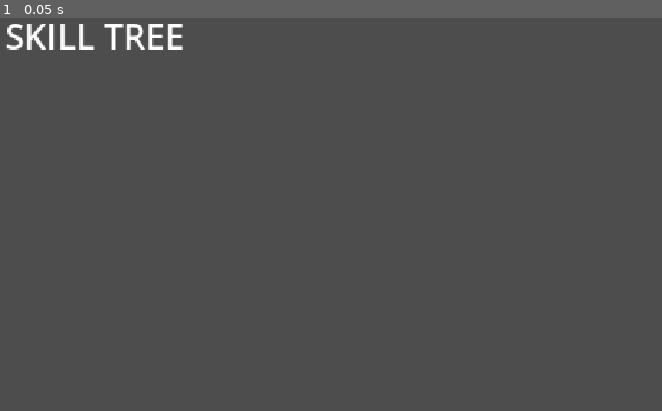
Above: before the commit, frame 1.
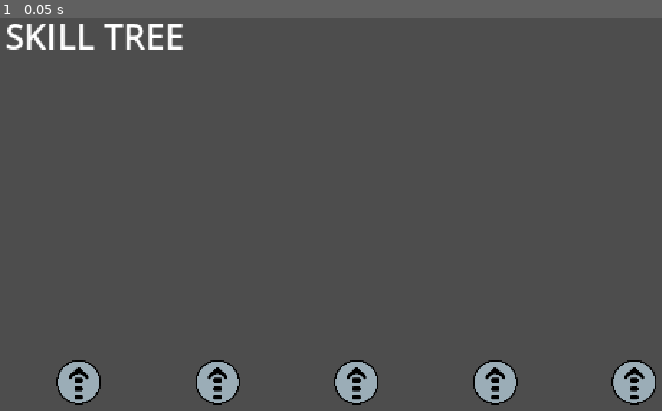
Above: after the commit, the same moment.

Repository: Firoty1/alien-attack
Game: Godot game, scene res://Scenes/skills.tscn
Two runs of this game, one before a commit and one after it. Both use one fixed random seed, a clock stepped at 60 frames per second and the inputs below. This scene is started directly instead of the project's main scene.
Inputs:
- Up to frame 1 (0.05 s): no input

The runs differ from the first frame. In frame 1, 2.9% of the frame differs, in the area x 8-100%, y 87-99%.
Error after the commit: Invalid operands 'String' and 'Nil' in operator '+'. (res://Scripts/skill_node.gd:12)

Commit message:
continued

Diff:
--- a/Scenes/asteroid.tscn
+++ b/Scenes/asteroid.tscn
@@ -12,6 +12,7 @@
 script = ExtResource("1_a2bka")
 MinSpeed = 200
 MaxSpeed = 300
+Points = 10
 
 [node name="Sprite2D" type="Sprite2D" parent="." unique_id=1462793782]
 modulate = Color(0.17641911, 0.17641908, 0.17641908, 1)
--- a/Scenes/skill_node.tscn
+++ b/Scenes/skill_node.tscn
@@ -8,3 +8,5 @@
 offset_bottom = 19.0
 theme = ExtResource("1_x7xtp")
 script = ExtResource("1_tbjma")
+
+[connection signal="pressed" from="." to="." method="_on_pressed"]
--- /dev/null
+++ b/Scenes/skills.gd
@@ -0,0 +1,3 @@
+extends Control
+
+var SkillPoints = 1
--- a/Scenes/skills.tscn
+++ b/Scenes/skills.tscn
@@ -1,4 +1,7 @@
 [gd_scene format=3 uid="uid://dcvc78gg34yt"]
+
+[ext_resource type="PackedScene" uid="uid://bynfw545tkfq8" path="res://Scenes/skill_node.tscn" id="1_1n2b8"]
+[ext_resource type="Script" uid="uid://bewdaqa17d06g" path="res://Scenes/skills.gd" id="1_kq8fu"]
 
 [node name="skills" type="Control" unique_id=944909823]
 layout_mode = 3
@@ -7,6 +10,7 @@
 anchor_bottom = 1.0
 grow_horizontal = 2
 grow_vertical = 2
+script = ExtResource("1_kq8fu")
 
 [node name="title" type="Label" parent="." unique_id=335022658]
 layout_mode = 1
@@ -16,6 +20,55 @@
 offset_left = 26.0
 offset_top = 39.0
 offset_right = 275.936
-offset_bottom = 107.352
+offset_bottom = 107.356
 theme_override_font_sizes/font_size = 50
 text = "SKILL TREE"
+
+[node name="Nodes" type="Node" parent="." unique_id=874654014]
+
+[node name="Speed" parent="Nodes" unique_id=190324013 instance=ExtResource("1_1n2b8")]
+offset_left = 100.0
+offset_top = 540.0
+offset_right = 164.0
+offset_bottom = 604.0
+tooltip_text = "Movement speed LV 1/5: 450"
+SkillType = "Stat"
+SkillName = "Speed"
+
+[node name="AttackSpeed" parent="Nodes" unique_id=1824006504 instance=ExtResource("1_1n2b8")]
+offset_left = 300.0
+offset_top = 540.0
+offset_right = 364.0
+offset_bottom = 604.0
+tooltip_text = "Attack Speed LV 1/5: 2/s"
+SkillType = "Stat"
+SkillName = "AttackSpeed"
+
+[node name="BulletSpeed" parent="Nodes" unique_id=1109203260 instance=ExtResource("1_1n2b8")]
+offset_left = 700.0
+offset_top = 540.0
+offset_right = 764.0
+offset_bottom = 604.0
+tooltip_text = "Bullet Speed LV 1/5: 1000"
+SkillType = "Stat"
+SkillName = "BulletSpeed"
+
+[node name="Pierces" parent="Nodes" unique_id=317107884 instance=ExtResource("1_1n2b8")]
+offset_left = 500.0
+offset_top = 540.0
+offset_right = 564.0
+offset_bottom = 604.0
+tooltip_text = "Pierces LV 1/3: 0"
+SkillType = "Stat"
+SkillName = "BulletPierces"
+
+[node name="PointsMultiplier" parent="Nodes" unique_id=1916379516 instance=ExtResource("1_1n2b8")]
+offset_left = 900.0
+offset_top = 540.0
+offset_right = 964.0
+offset_bottom = 604.0
+tooltip_text = "Point Multiplier LV1/5: 1x"
+SkillType = "Stat"
+SkillName = "PointsMult"
+
+[node name="Branches" type="Node" parent="." unique_id=298902326]
--- a/Scripts/SkillManager.gd
+++ b/Scripts/SkillManager.gd
@@ -7,6 +7,7 @@
 var attackspeed = .5
 var Bullets = 2
 var Lives = 1
+var PointsMult = 1
 
 func StatUpgrade(Stat):
 	if Stat == "Speed":
@@ -21,3 +22,8 @@
 		Bullets += 1
 	elif Stat == "Life":
 		Lives += 1
+	elif Stat == "PointsMult":
+		PointsMult += .5
+
+func AbilityUnlock(Ability):
+	pass
--- a/Scripts/asteroid.gd
+++ b/Scripts/asteroid.gd
@@ -2,8 +2,10 @@
 
 @export var MinSpeed: int
 @export var MaxSpeed: int
+@export var Points: int
 var Speed
 var spawned = false
+
 func _ready():
 	Speed = randi_range(MinSpeed,MaxSpeed)
 
@@ -25,5 +27,5 @@
 
 func split():
 	#change if we have time
-	Manager.Points += 10
+	Manager.Points += Points * SkillManager.PointsMult
 	queue_free()
--- a/Scripts/skill_node.gd
+++ b/Scripts/skill_node.gd
@@ -1,6 +1,15 @@
 extends Button
 
 @export var Requirements: Array
+@export var SkillType: String
+@export var SkillName: String
+var Level = 1
+@export var MaxLevel: int
+@export var Tooltip1: String
+var Stat
+
+func _ready():
+	tooltip_text = Tooltip1 + str(Level) + "/" + str(MaxLevel) + ": " + Stat
 
 func CheckUnlock():
 	var Unlock = true
@@ -8,7 +17,22 @@
 		if !i.Unlocked:
 			Unlock = false
 	if Unlock:
-		Unlock()
+		UnlockNode()
 
-func Unlock():
+func UnlockNode():
 	disabled = false
+
+
+func _on_pressed():
+	if get_parent().get_parent().SkillPoints != 0 and Level != MaxLevel:
+		get_parent().get_parent().SkillPoints -= 1
+		AddLevel()
+		print("a")
+		if SkillType == "Stat":
+			SkillManager.StatUpgrade(SkillName)
+		else:
+			SkillManager.AbilityUnlock(SkillName)
+
+func AddLevel():
+	pass
+	#tooltip_text =
Not shown, added: Scenes/skills.gd.uid
